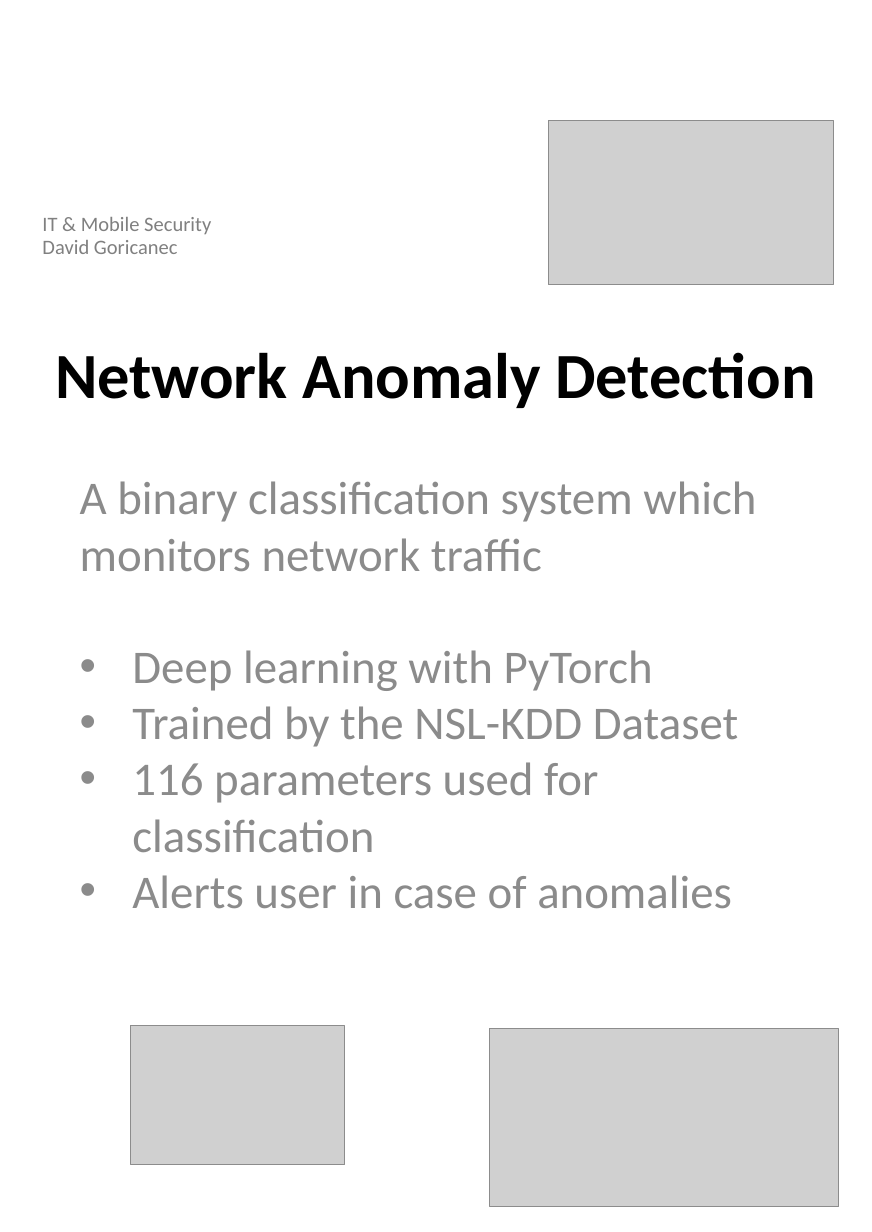
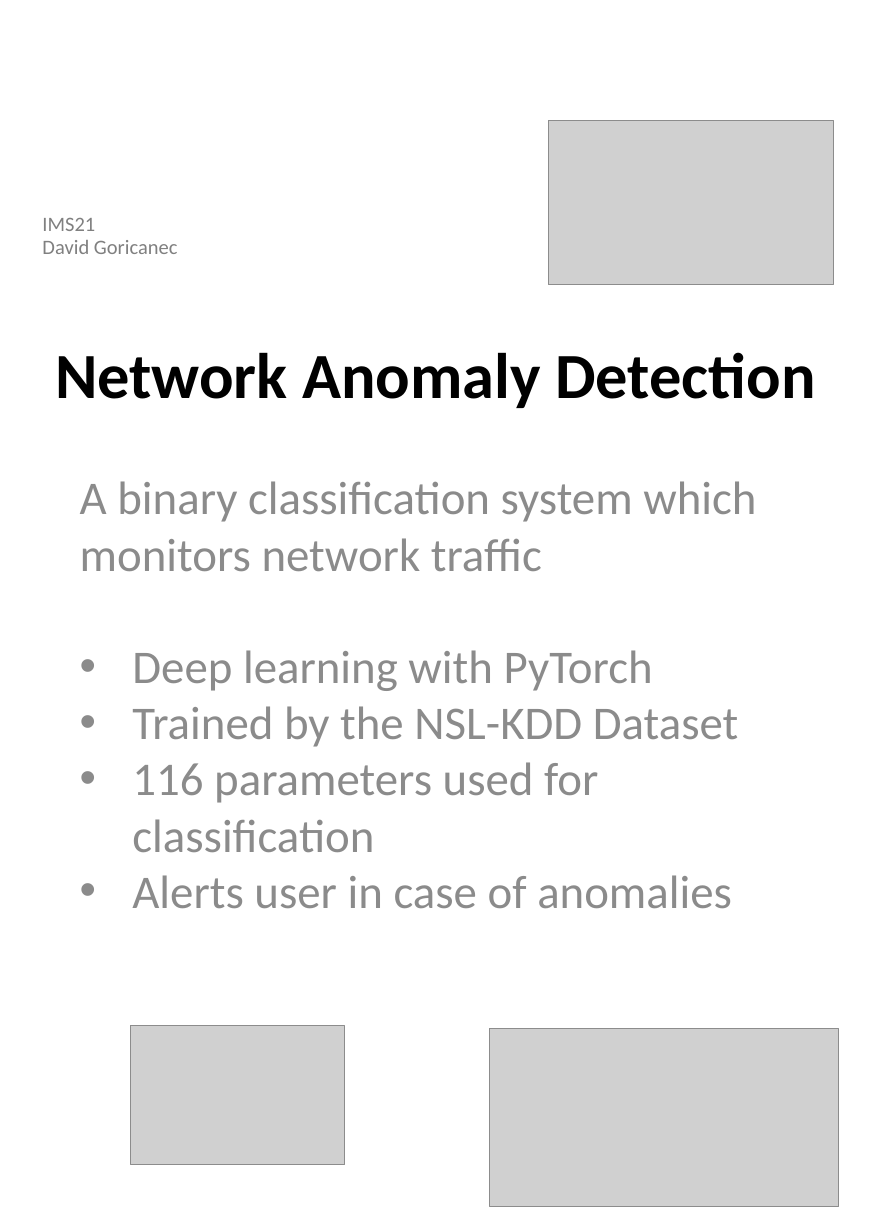
Before and after one commit to DavidGoricanec/Network_Anomaly_Detection, a slide deck: slide 1 of Plakat.pptx. Drawn at 872x1232 pixels with LibreOffice and Linux fonts; fonts in the diff are those of the drawing; grey boxes stand for pictures; background and template pictures are left out. Boxes give left, top, right and bottom in pixels: in the first picture for what was removed or moved away, otherwise in the second. Text is boxed around its words. In the diff, an @@ line names an element or a change of style, - is before the commit and + after.

Commit message:
changed to IMS

```diff
--- a/Plakat.pptx
+++ b/Plakat.pptx
@@ text at box(42, 218, 95, 231): text changed @@
-IT & Mobile Security
+IMS21
```
